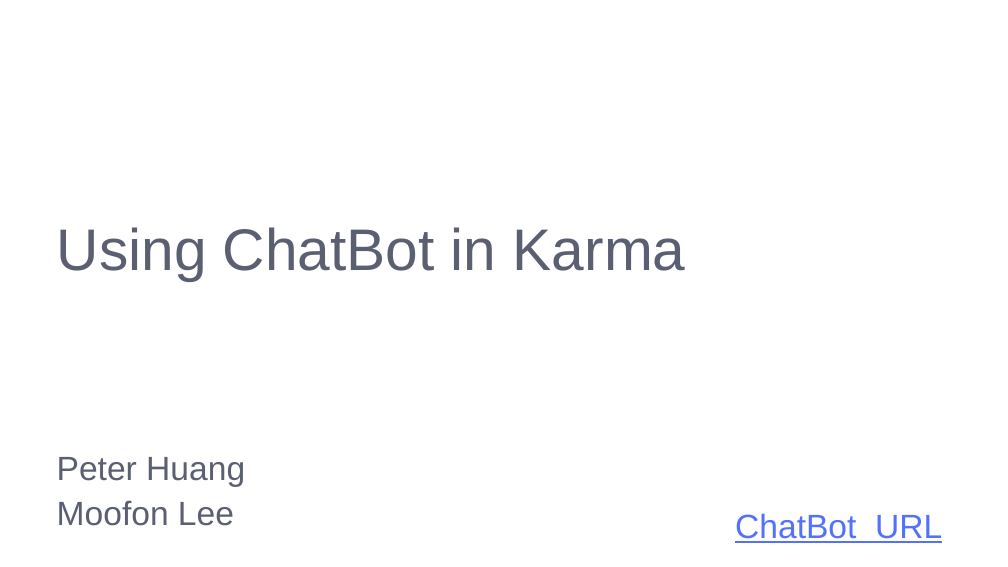
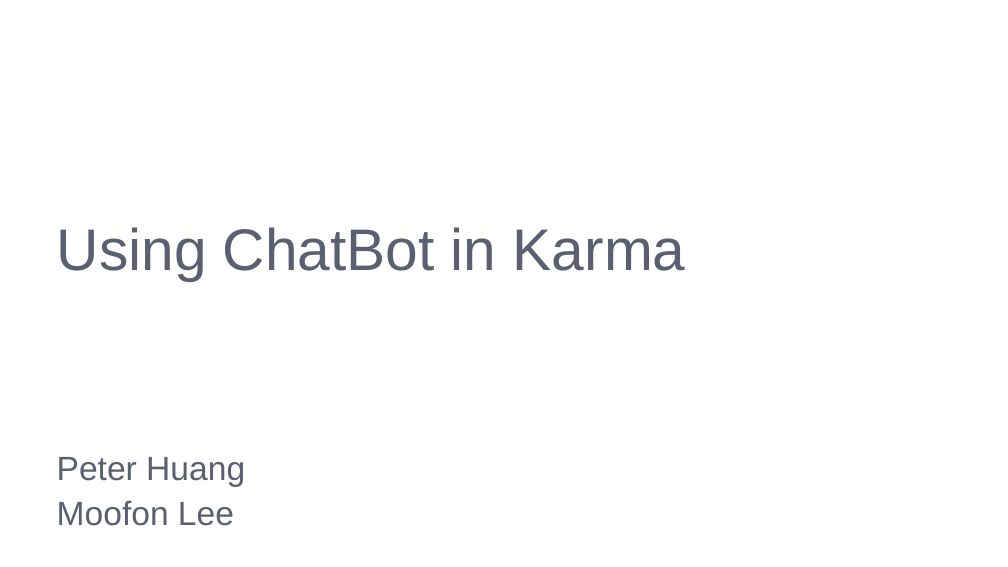
Before and after one commit to LeeMoofon0222/Vizuro_Intern, a slide deck: slide 1 of causalAi_chatBot/Chatbot.pptx. Drawn at 1008x567 pixels with LibreOffice and Linux fonts; fonts in the diff are those of the drawing; background and template pictures are left out. Boxes give left, top, right and bottom in pixels: in the first picture for what was removed or moved away, otherwise in the second. Text is boxed around its words. In the diff, an @@ line names an element or a change of style, - is before the commit and + after.

```diff
--- a/causalAi_chatBot/Chatbot.pptx
+++ b/causalAi_chatBot/Chatbot.pptx
@@ text removed at <box>735,513,942,543</box> @@
-ChatBot URL
```
Also in this commit, not shown: 2 other slides changed, 3 slides added, 1 slide removed, 7 other files.
